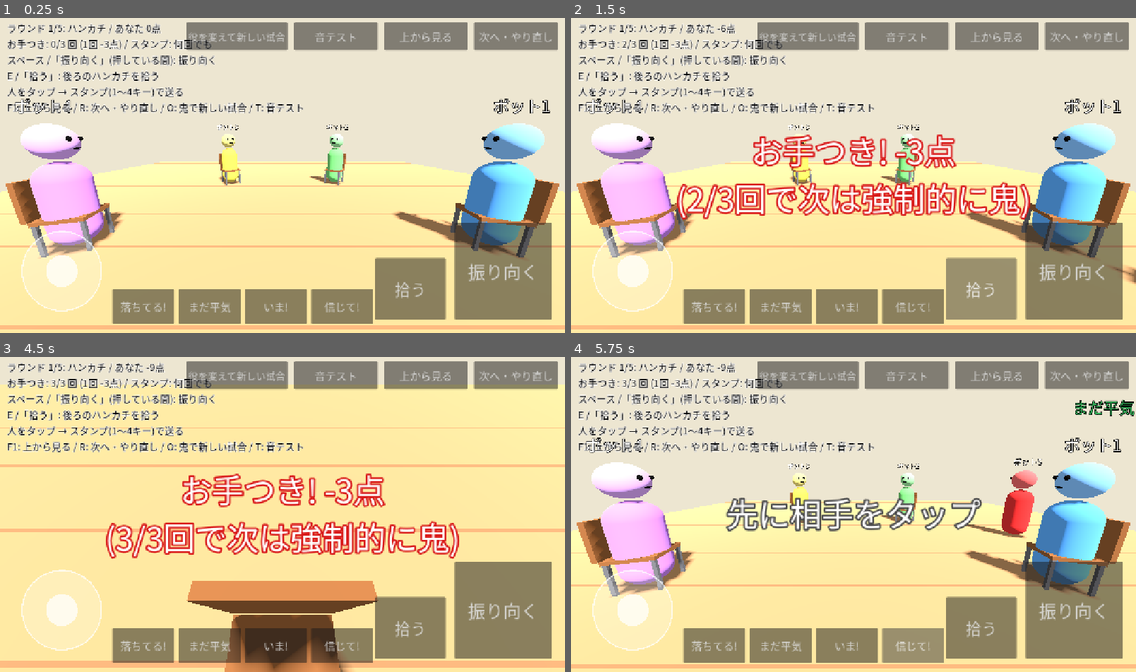
Above: before the commit, frames 1-4 (two rows, left to right).
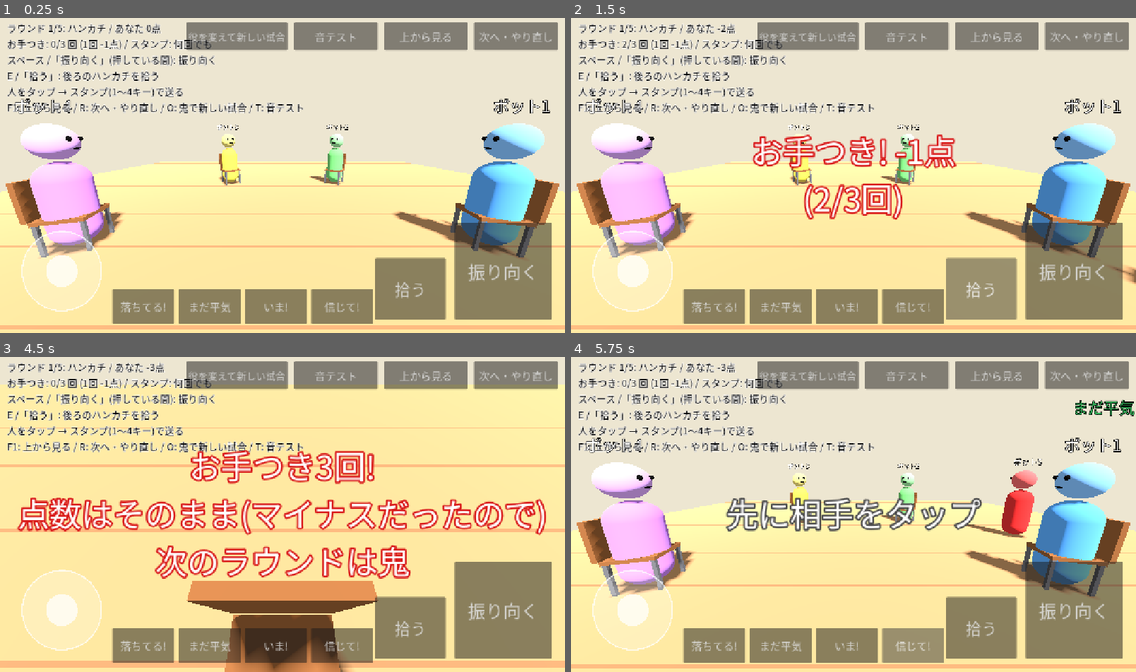
Above: after the commit, the same moments.

Repository: LisaYuumi/ushiro-micha-dame
Game: Godot game, scene res://scenes/main.tscn
Same seed, same stepped clock (60 frames per second), same inputs: the game is played once before the commit and once after it.
Inputs (mouse positions are in pixels of both pictures, inside the frame that each line leads up to):
- Up to frame 1 (0.25 s): no input
- Up to frame 2 (1.5 s): click "振り向く" at 0.5 s; click "拾う" at 1.25 s
- Up to frame 3 (4.5 s): click "落ちてる!" at 2 s; click "まだ平気" at 2.75 s; click "いま!" at 3.5 s; tap Enter at 4.25 s; move the mouse to (406, 498) at 4.27 s; hold D (move_right) from 4.28 s (still down); hold Space (look_back) from 4.28 s (still down); click (406, 498) at 4.42 s
- Up to frame 4 (5.75 s): release D (move_right) at 5 s; release Space (look_back) at 5 s; click "信じて!" at 5 s

The runs differ from the first frame. In frame 1, less than 0.1% of the frame differs, in the area x 18-20%, y 7-10%; in frame 2, 4.9%; in frame 3, 15%, in the area x 3-97%, y 2-71%; in frame 4, less than 0.1%.

Commit message:
Neighbors can receive stamps again; new お手つき penalty
- Stamps to neighbors are allowed (they are visible now); you just cannot
  see what is behind them, so bots guess for neighbors
- お手つき: -1 point; the 3rd one wipes out a positive score (negative
  scores stay) and resets the count. The forced-oni rule stays behind the
  OTETSUKI_FORCES_ONI setting

Co-Authored-By: Claude Opus 5.5 <noreply@anthropic.com>
Claude-Session: https://claude.ai/code/session_018gGhz8RHTqLMKymXrJnaB4

Diff:
--- a/scripts/bot/bot_brain.gd
+++ b/scripts/bot/bot_brain.gd
@@ -111,16 +111,19 @@
 	for t in state.actors:
 		if t.id == a.id or t.role != GameState.Role.SEATED or state.active_stamps.has(t.id):
 			continue
-		if not GameState.can_see_behind(a.seat_index, t.seat_index):
-			continue # 両どなりには送れない
 		if state.seat_pass_age[t.seat_index] <= GameConfig.BOT_STAMP_RECENT_PASS:
 			targets.append(t)
 	if targets.is_empty():
 		return
 	var target: GameState.Actor = targets[rng.randi_range(0, targets.size() - 1)]
 	var honest := rng.randf() < GameConfig.BOT_STAMP_HONEST_CHANCE
-	var behind := state.has_handkerchief_behind(target)
-	var say_look := behind if honest else not behind
+	var say_look := false
+	if GameState.can_see_behind(a.seat_index, target.seat_index):
+		var behind := state.has_handkerchief_behind(target)
+		say_look = behind if honest else not behind
+	else:
+		# 両どなりの後ろは見えないので、当てずっぽう
+		say_look = rng.randf() < 0.5
 	var kind := Stamps.SAFE
 	if say_look:
 		var r := rng.randf()
--- a/scripts/core/game_config.gd
+++ b/scripts/core/game_config.gd
@@ -121,10 +121,13 @@
 const SCORE_CHASER_TOUCHED := 3
 ## 負けた人(座られた・タッチされた・気づかなかった)
 const SCORE_LOSE := -3
-## お手つき1回の点数。もっと痛くしたいときは -2 などに
-const SCORE_OTETSUKI := -3
-## この回数お手つきすると、次のラウンドは強制的に鬼(鬼になったら回数は 0 に戻る)
+## お手つき1回の点数
+const SCORE_OTETSUKI := -1
+## この回数お手つきすると、それまでの点数のプラス分が消えて 0 点になる(マイナスはそのまま)。
+## そのあと回数は 0 に戻る
 const OTETSUKI_LIMIT := 3
+## お手つき OTETSUKI_LIMIT 回で、次のラウンドは強制的に鬼にもするか(企画書のルール)
+const OTETSUKI_FORCES_ONI := true
 
 # --- 落とし物の重さ(重さ 0 = ハンカチ、1 = 教卓) ---
 ## 置く音の大きさ(dB)と、聞こえる距離。重いほど大きく遠くまで
--- a/scripts/core/game_state.gd
+++ b/scripts/core/game_state.gd
@@ -32,8 +32,10 @@
 	var color: Color = Color.WHITE
 	## 振り向いているか(全員から見える)
 	var looking_back: bool = false
-	## お手つきの回数(試合のあいだ数える。OTETSUKI_LIMIT 回で次のラウンドは強制的に鬼)
+	## お手つきの回数(OTETSUKI_LIMIT 回でペナルティ。そのあと 0 に戻る)
 	var otetsuki_count: int = 0
+	## お手つきが多すぎて、次のラウンドは強制的に鬼
+	var must_be_oni: bool = false
 	## 走る向き(追いかけるとき。長さ 0〜1)
 	var move_dir: Vector3 = Vector3.ZERO
 	## このラウンドで送れるスタンプの残り(-1 = 何回でも)
@@ -230,19 +232,16 @@
 				# 本来鬼になるはずだった人は、強制的に鬼になる人の席に座る
 				seat_ids[idx] = next_oni
 				next_oni = forced
-		get_actor(forced).otetsuki_count = 0
+		get_actor(forced).must_be_oni = false
 	return [seat_ids, next_oni]
 
 
-## お手つきが OTETSUKI_LIMIT 回以上の人(いちばん多い人。いなければ -1)
+## お手つきが多すぎて、次は強制的に鬼になる人(いなければ -1)
 func _too_many_otetsuki() -> int:
-	var best := -1
-	var best_count := GameConfig.OTETSUKI_LIMIT - 1
 	for a in actors:
-		if a.otetsuki_count > best_count:
-			best_count = a.otetsuki_count
-			best = a.id
-	return best
+		if a.must_be_oni:
+			return a.id
+	return -1
 
 
 ## seat_ids[i] の人を席 i に座らせ、oni を鬼にしてラウンドを始める
@@ -354,11 +353,21 @@
 	else:
 		a.otetsuki_count += 1
 		scores[a.id] = scores.get(a.id, 0) + GameConfig.SCORE_OTETSUKI
+		var reset := false
+		if a.otetsuki_count >= GameConfig.OTETSUKI_LIMIT:
+			# お手つきが多すぎる: プラスの点数は 0 に(マイナスはそのまま)
+			reset = scores[a.id] > 0
+			scores[a.id] = mini(scores[a.id], 0)
+			a.otetsuki_count = 0
+			if GameConfig.OTETSUKI_FORCES_ONI:
+				a.must_be_oni = true
 		events.append({
 			"type": "otetsuki",
 			"actor": actor_id,
 			"count": a.otetsuki_count,
 			"points": GameConfig.SCORE_OTETSUKI,
+			"limit_reached": a.otetsuki_count == 0,
+			"score_reset": reset,
 		})
 
 
@@ -406,10 +415,6 @@
 	if phase != Phase.WALKING and phase != Phase.DROPPED:
 		return false
 	if sender.stamps_left == 0 or not (kind in Stamps.ALL):
-		return false
-	if not can_see_behind(sender.seat_index, target.seat_index):
-		# 後ろが見えない両どなりには送れない
-		events.append({"type": "stamp_blocked", "sender": sender_id, "target": target_id, "reason": "neighbor"})
 		return false
 	if active_stamps.has(target_id):
 		events.append({"type": "stamp_blocked", "sender": sender_id, "target": target_id})
--- a/scripts/main.gd
+++ b/scripts/main.gd
@@ -200,8 +200,13 @@
 				hud.show_message("4周したので\n次の席で自動で落とす", Color(0.3, 0.3, 0.3), 1.5)
 		"otetsuki":
 			if e["actor"] == me:
-				hud.show_message("お手つき! %d点\n(%d/%d回で次は強制的に鬼)" % [e["points"], e["count"], GameConfig.OTETSUKI_LIMIT],
-						Color(0.85, 0.1, 0.1), GameConfig.MESSAGE_TIME)
+				var text := "お手つき! %d点\n(%d/%d回)" % [e["points"], e["count"], GameConfig.OTETSUKI_LIMIT]
+				if e["limit_reached"]:
+					text = "お手つき%d回!\n%s" % [GameConfig.OTETSUKI_LIMIT,
+							"プラスの点数が0点に…" if e["score_reset"] else "点数はそのまま(マイナスだったので)"]
+					if GameConfig.OTETSUKI_FORCES_ONI:
+						text += "\n次のラウンドは鬼"
+				hud.show_message(text, Color(0.85, 0.1, 0.1), GameConfig.MESSAGE_TIME * 1.5)
 				_update_help()
 		"found":
 			if e["actor"] == me:
--- a/scripts/view/world_view.gd
+++ b/scripts/view/world_view.gd
@@ -412,9 +412,6 @@
 	for a in state.actors:
 		if a.id == state.local_player_id or a.role != GameState.Role.SEATED:
 			continue
-		var me := state.get_local_player()
-		if me.role == GameState.Role.SEATED and not GameState.can_see_behind(me.seat_index, a.seat_index):
-			continue # 両どなりはスタンプの相手に選べない
 		for h in [0.9, 1.45]:
 			var p: Vector3 = a.position + Vector3(0, h, 0)
 			if cam.is_position_behind(p):
--- a/tests/smoke_test.gd
+++ b/tests/smoke_test.gd
@@ -329,9 +329,8 @@
 	_check(_has(s.take_events(), "stamp"), "届いたお知らせが出る")
 	_check(not s.send_stamp(0, 3, Stamps.DROPPED), "表示中の人には届かない(早い者勝ち)")
 	_check(_has(s.take_events(), "stamp_blocked"), "届かなかったお知らせが出る")
-	_check(not s.send_stamp(1, 2, Stamps.SAFE), "となりの人には送れない")
-	var ev := s.take_events()
-	_check(ev.size() == 1 and ev[0].get("reason", "") == "neighbor", "となりだから送れなかった、とわかる")
+	_check(s.send_stamp(1, 2, Stamps.SAFE), "となりの人にも送れる")
+	s.take_events()
 	_check(not s.send_stamp(1, 1, Stamps.SAFE), "自分には送れない")
 	_check(not s.send_stamp(s.oni_id, 3, Stamps.SAFE), "鬼は送れない")
 	_check(not s.send_stamp(1, 4, "unknown"), "知らない種類は送れない")
@@ -790,20 +789,41 @@
 	var s := GameState.new()
 	s.start_match(81)
 	var me := s.get_local_player()
-	var before: int = s.scores[me.id]
+	s.scores[me.id] = 7 # プラスの点数を持っているとする
 	s.set_looking_back(me.id, true)
-	_check(s.scores[me.id] == before + GameConfig.SCORE_OTETSUKI, "お手つきで %d 点" % GameConfig.SCORE_OTETSUKI)
+	_check(s.scores[me.id] == 7 + GameConfig.SCORE_OTETSUKI, "お手つきで %d 点" % GameConfig.SCORE_OTETSUKI)
+	_check(me.otetsuki_count == 1, "お手つき1回目")
 	for i in GameConfig.OTETSUKI_LIMIT - 1:
 		s.set_looking_back(me.id, false)
 		s.set_looking_back(me.id, true)
 	s.set_looking_back(me.id, false)
-	_check(me.otetsuki_count == GameConfig.OTETSUKI_LIMIT, "お手つきが %d 回" % GameConfig.OTETSUKI_LIMIT)
+	_check(s.scores[me.id] == 0, "お手つき %d 回で、プラスの点数が 0 になる" % GameConfig.OTETSUKI_LIMIT)
+	_check(me.otetsuki_count == 0, "そのあと回数は 0 に戻る")
+	var limit_event := false
+	for e in s.take_events():
+		if e["type"] == "otetsuki" and e["limit_reached"] and e["score_reset"]:
+			limit_event = true
+	_check(limit_event, "0点になったお知らせが出る")
+
+	# マイナスの人は、そのまま
+	var s2 := GameState.new()
+	s2.start_match(82)
+	var me2 := s2.get_local_player()
+	s2.scores[me2.id] = -4
+	for i in GameConfig.OTETSUKI_LIMIT:
+		s2.set_looking_back(me2.id, true)
+		s2.set_looking_back(me2.id, false)
+	_check(s2.scores[me2.id] == -4 + GameConfig.SCORE_OTETSUKI * GameConfig.OTETSUKI_LIMIT, "マイナスの点数はそのまま")
+
+	# 強制的に鬼(設定が ON のとき)
+	if not GameConfig.OTETSUKI_FORCES_ONI:
+		return
 	_run_until(s, "result", 200.0)
 	var loser: int = s.result["loser"]
 	_check(s.next_round(), "(確認用)次のラウンドへ")
 	_check(s.oni_id == me.id, "お手つき %d 回の人が、次は強制的に鬼" % GameConfig.OTETSUKI_LIMIT)
 	_check(s.forced_oni_id == me.id, "強制的に鬼になったことがわかる")
-	_check(me.otetsuki_count == 0, "鬼になったらお手つきの回数は 0 に戻る")
+	_check(not me.must_be_oni, "鬼になったら、強制の印は消える")
 	if loser != me.id:
 		_check(s.get_actor(loser).role == GameState.Role.SEATED, "本来鬼になるはずだった人は席に座る")
 	var seated := 0
